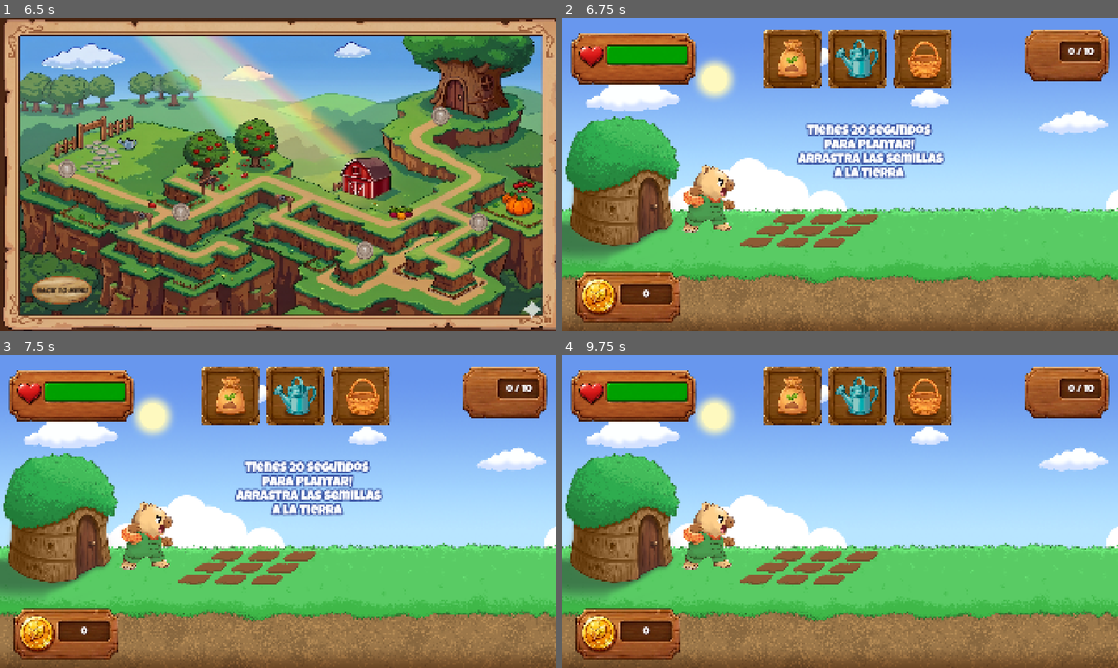
Above: before the commit, frames 1-4 (two rows, left to right).
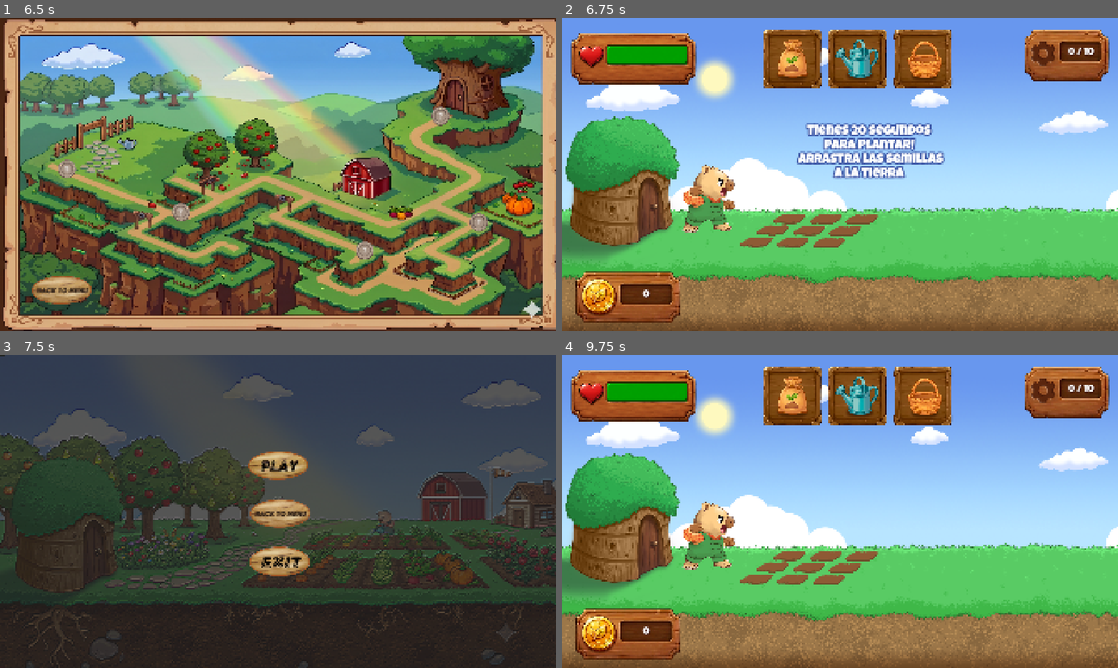
Above: after the commit, the same moments.

Repository: YaniTiri/CapiVsTopi-Moviles
Game: Godot game, scene res://Escenas/logo.tscn
The game is run twice, just before and just after one commit, with the same random seed, the same clock (stepped at 60 frames per second) and the same inputs.
Inputs (mouse positions are in pixels of both pictures, inside the frame that each line leads up to):
- Up to frame 1 (6.5 s): move the mouse to (400, 158) at 0.52 s; hold Shift (agachado) 0.53-1.25 s; click (400, 158) at 0.67 s; tap Space (disparar) at 0.8, 2.3, 2.75, 3.8 s; drag from (166, 190) to (250, 237) at 1.27 s; tap Enter at 2, 3.5 s; move the mouse to (333, 105) at 2.02 s; hold Shift (agachado) 2.03-2.75 s; click (333, 105) at 2.17 s; drag from (250, 237) to (111, 127) at 2.77 s; move the mouse to (444, 221) at 3.52 s; hold Shift (agachado) 3.53-4.25 s; click (444, 221) at 3.67 s; tap Escape (pausa) at 4.15 s; click (283, 130) at 4.25 s; drag from (111, 127) to (194, 96) at 5.02 s; click (283, 130) at 5.75 s
- Up to frame 2 (6.75 s): click "1" at 6.5 s
- Up to frame 3 (7.5 s): click (511, 395) at 7.27 s
- Up to frame 4 (9.75 s): click (845, 467) at 8.02 s; click (789, 395) at 8.75 s; click (856, 395) at 9.5 s

Frame 1 is identical in both runs. In frame 2, 0.2% of the frame differs, in the area x 84-89%, y 7-16%; in frame 3, 100%, in the area x 0-100%, y 0-100%; in frame 4, 0.2%.

Commit message:
inputs adaptados para moviles

Diff:
--- /dev/null
+++ b/Escenas/boton_config.gd
@@ -0,0 +1,8 @@
+extends TextureButton
+
+func _ready() -> void:
+	pressed.connect(_on_pressed)
+
+
+func _on_pressed() -> void:
+	GameManager.pausar_o_despausar_global()
--- a/Escenas/capi.gd
+++ b/Escenas/capi.gd
@@ -19,7 +19,7 @@
 	pass
 
 #agrgado_manual con barra espaciadora
-func _process(delta: float) -> void:
+func _process(_delta: float) -> void:
 	# AGACHARSE
 	if Input.is_action_pressed("agachado"):
 		if !esta_agachado:
--- a/Escenas/d&dcomponent.gd
+++ b/Escenas/d&dcomponent.gd
@@ -2,23 +2,43 @@
 
 @export var sprite:Sprite2D
 
-@onready var radio = (sprite.texture.get_size() * sprite.scale).length() /2
+@onready var radio: float = (sprite.texture.get_size() * sprite.scale).length() /2.0
 
-var dragging = false
+var dragging: bool = false
+#guarda el dedo que inicia el drag (-1 es el Mouse)
+var drag_touch_index: int = -1
 
 func _input(event: InputEvent) -> void:
-	if event is InputEventMouseButton and event.button_index == MOUSE_BUTTON_LEFT:
-		if (event.position - sprite.global_position).length() <radio:
-			if not dragging and event.is_pressed():
+	#EVENTOS TACTILES:
+	if event is InputEventScreenTouch:
+		#INICIO del touch:
+		if not dragging and event.pressed:
+			if (event.position - sprite.global_position).length() < radio:
 				dragging = true
-			pass
+				drag_touch_index = event.index
+		#FIN del touch:
+		elif dragging and not event.pressed and event.index == drag_touch_index:
+			_finalizar_arrastre()
 
-		if dragging and not event.is_pressed():
-			dragging = false
+	elif event is InputEventScreenDrag:
+		if dragging and event.index == drag_touch_index:
+			owner.global_position = event.position
 
-			#para soltar la bolsa, regadera o lo que sea que drageamos
-			owner.soltar_herramienta()
-			pass
+	# EVENTOS DE MOUSE PC:
+	elif event is InputEventMouseButton and event.button_index == MOUSE_BUTTON_LEFT:
+		if not dragging and event.pressed:
+			if(event.position - sprite.global_position).length() < radio:
+				dragging = true
+				drag_touch_index = -1
 
-	if event is InputEventMouseMotion and dragging:
-		owner.position = event.position
+		elif dragging and not event.pressed and drag_touch_index == -1:
+			_finalizar_arrastre()
+	elif event is InputEventMouseMotion and dragging and drag_touch_index == -1:
+		owner.global_position = event.position
+
+
+func _finalizar_arrastre() -> void:
+	dragging = false
+	drag_touch_index = -1
+	if owner.has_method("soltar_herramienta"):
+		owner.soltar_herramienta()
--- a/Escenas/mundoHuerta_prueba.tscn
+++ b/Escenas/mundoHuerta_prueba.tscn
@@ -17,6 +17,10 @@
 [ext_resource type="Script" uid="uid://bqachtkgjfo84" path="res://Escenas/topos_derrotados.gd" id="13_3of7u"]
 [ext_resource type="Texture2D" uid="uid://ccneh7irro2js" path="res://Assets/UI_barra_vida_color.png" id="13_d2ylm"]
 [ext_resource type="Script" uid="uid://dh6t6wq1xybdm" path="res://Escenas/barra_vida.gd" id="13_u24l1"]
+[ext_resource type="Texture2D" uid="uid://exb2r2lom2px" path="res://Assets/UIoleada_topos_Config.png" id="14_0page"]
+[ext_resource type="Script" uid="uid://dc5pcttkw3kbr" path="res://Escenas/boton_config.gd" id="15_6ulqk"]
+[ext_resource type="Texture2D" uid="uid://vyfk5cn8xh1p" path="res://Assets/btn_agacharse.png" id="18_y1pf8"]
+[ext_resource type="Texture2D" uid="uid://ckijdg5h5i5dm" path="res://Assets/btn_disparo.png" id="19_0page"]
 
 [node name="MundoHuertaPrueba" type="Node2D" unique_id=757438057]
 metadata/_edit_horizontal_guides_ = [243.0, 40.0]
@@ -137,7 +141,16 @@
 [node name="Topos_derrotados" type="CanvasLayer" parent="." unique_id=1585621118]
 script = ExtResource("13_3of7u")
 
+[node name="BotonConfig" type="TextureButton" parent="Topos_derrotados" unique_id=1681049172]
+offset_left = 1576.0
+offset_top = 39.0
+offset_right = 1968.0
+offset_bottom = 249.0
+texture_normal = ExtResource("14_0page")
+script = ExtResource("15_6ulqk")
+
 [node name="Sprite2D2" type="Sprite2D" parent="Topos_derrotados" unique_id=641792854]
+visible = false
 position = Vector2(1772, 144)
 texture = ExtResource("9_76q2b")
 
@@ -168,6 +181,20 @@
 offset_bottom = 93.0
 texture_progress = ExtResource("13_d2ylm")
 
+[node name="BotonesTactiles" type="CanvasLayer" parent="." unique_id=699162829]
+
+[node name="Agachado" type="TouchScreenButton" parent="BotonesTactiles" unique_id=1699618685]
+position = Vector2(444, 875)
+texture_normal = ExtResource("18_y1pf8")
+action = "agachado"
+visibility_mode = 1
+
+[node name="Disparar" type="TouchScreenButton" parent="BotonesTactiles" unique_id=456012094]
+position = Vector2(693, 875)
+texture_normal = ExtResource("19_0page")
+action = "disparar"
+visibility_mode = 1
+
 [connection signal="button_down" from="BotonesHuerta/ContenedorFade/BotonSemillas" to="BotonesHuerta" method="_on_boton_semillas_button_down"]
 [connection signal="button_down" from="BotonesHuerta/ContenedorFade/BotonRegadera" to="BotonesHuerta" method="_on_boton_regadera_button_down"]
 [connection signal="button_down" from="BotonesHuerta/ContenedorFade/BotonCanasta" to="BotonesHuerta" method="_on_boton_canasta_button_down"]
--- a/Scrips/game_manager.gd
+++ b/Scrips/game_manager.gd
@@ -38,7 +38,7 @@
 func _ready() -> void:
 	process_mode = Node.PROCESS_MODE_ALWAYS
 
-func _process(delta: float) -> void:
+func _process(_delta: float) -> void:
 	if estamos_en_algun_menu():
 		return
 
--- a/project.godot
+++ b/project.godot
@@ -74,3 +74,4 @@
 [rendering]
 
 rendering_device/driver.windows="d3d12"
+textures/vram_compression/import_etc2_astc=true
Binary file added: Assets/UIoleada_topos_Config.png
Binary file added: Assets/btn_agacharse.png
Binary file added: Assets/btn_disparo.png
Not shown, added: Escenas/boton_config.gd.uid
Not shown, changed: export_presets.cfg
